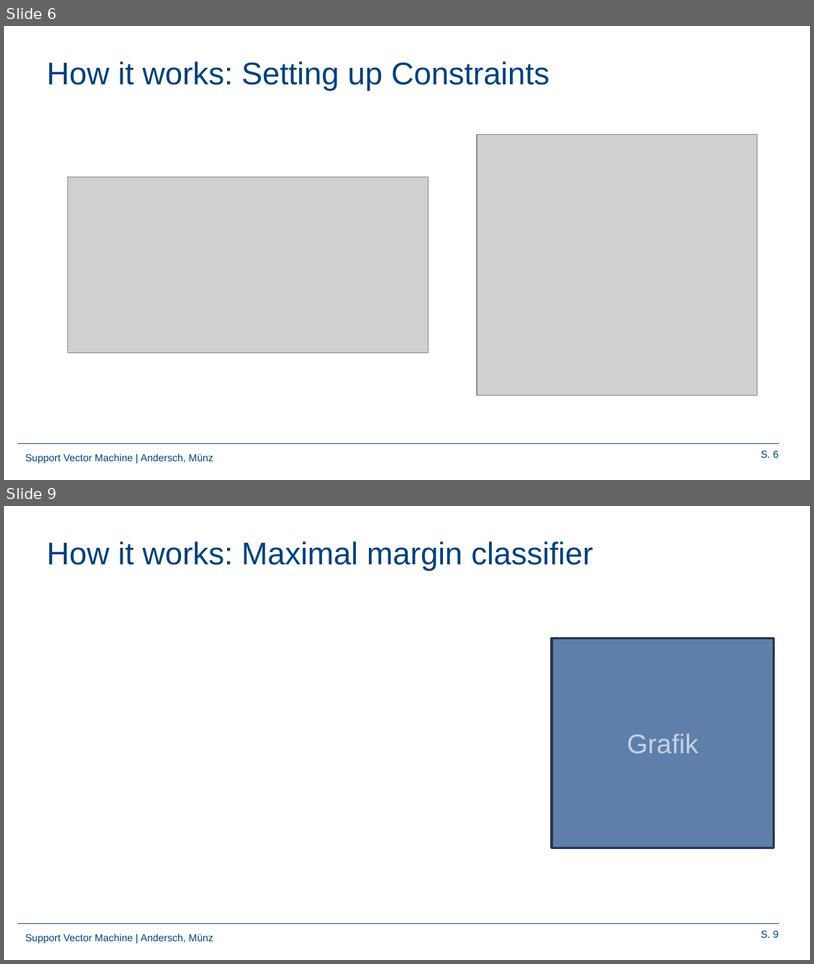
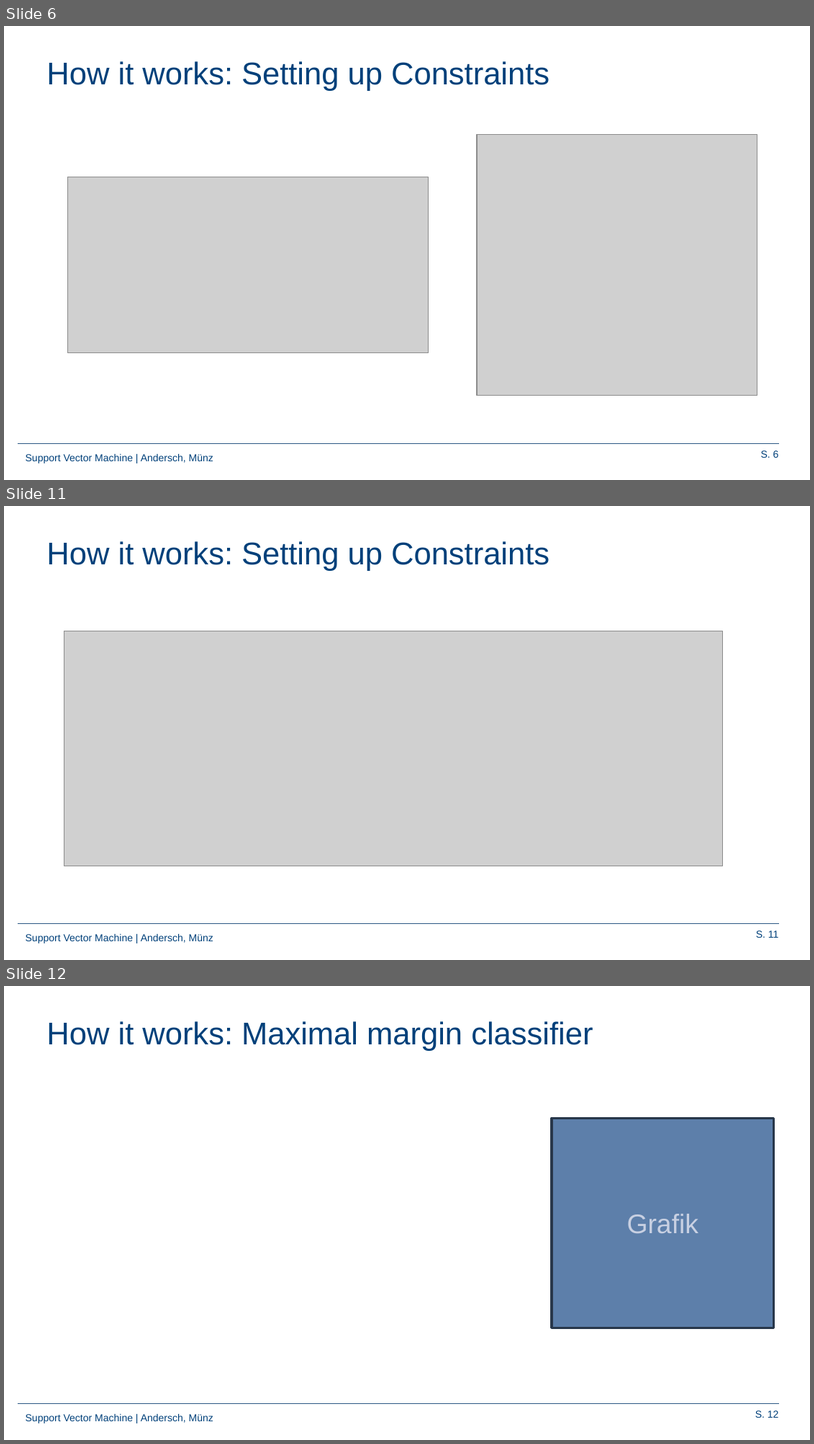
Before and after one commit to Frandersch/Statistical-Machine-Learning, a slide deck: Präsentation/Support Vector Machines.pptx. Shown one above the other, each under a label of ours: slides 6 and 9 before the commit, slides 6, 11 and 12 after it; the slides between them are not shown. The pictures are 814x964 and 814x1444 pixels, drawn with LibreOffice and Linux fonts; fonts in the diff are those of the drawing; grey boxes stand for pictures; background and template pictures are left out. Boxes give left, top, right and bottom in pixels: in the first picture for what was removed or moved away, otherwise in the second. Text is boxed around its words. In the diff, an @@ line names an element or a change of style, - is before the commit and + after.

Commit message:
constraints

```diff
--- a/Präsentation/Support Vector Machines.pptx
+++ b/Präsentation/Support Vector Machines.pptx
@@ slide 11 added at (x1=4, y1=506, x2=810, y2=960), background #FFFFFF; not listed: 3 template elements that a slide beside it also shows @@
@@ title added at (x1=46, y1=541, x2=550, y2=571), 28 pt, text #00407A @@
+How it works: Setting up Constraints
@@ picture added at (x1=64, y1=631, x2=723, y2=865) @@
@@ what was slide 9 is now slide 12 @@
@@ page number at (x1=756, y1=1410, x2=779, y2=1417): text changed @@
-S. 9
+S. 12
```
Also in this commit, not shown: 2 slides changed, 2 other slides added, 6 other files.
